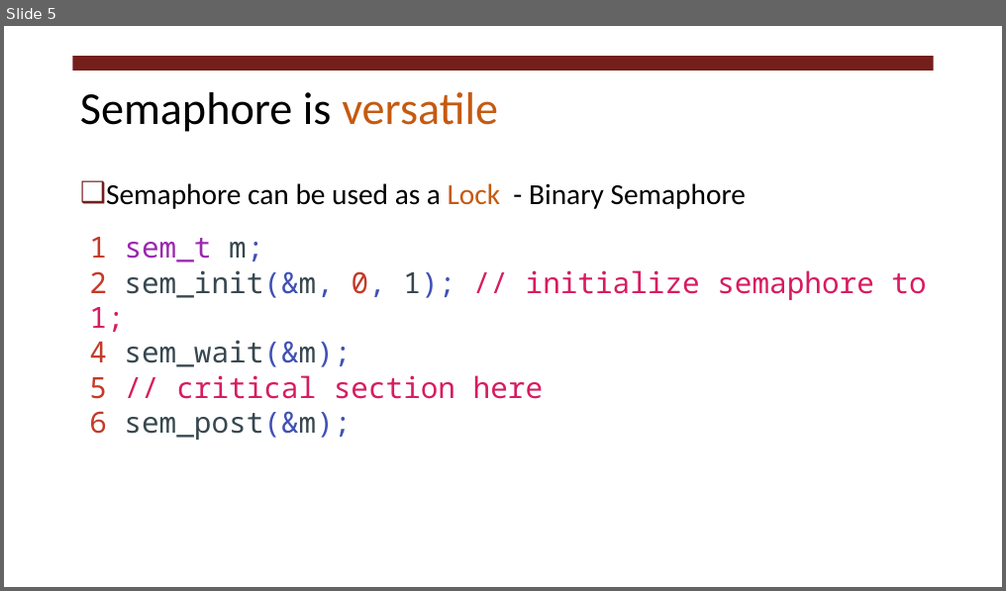
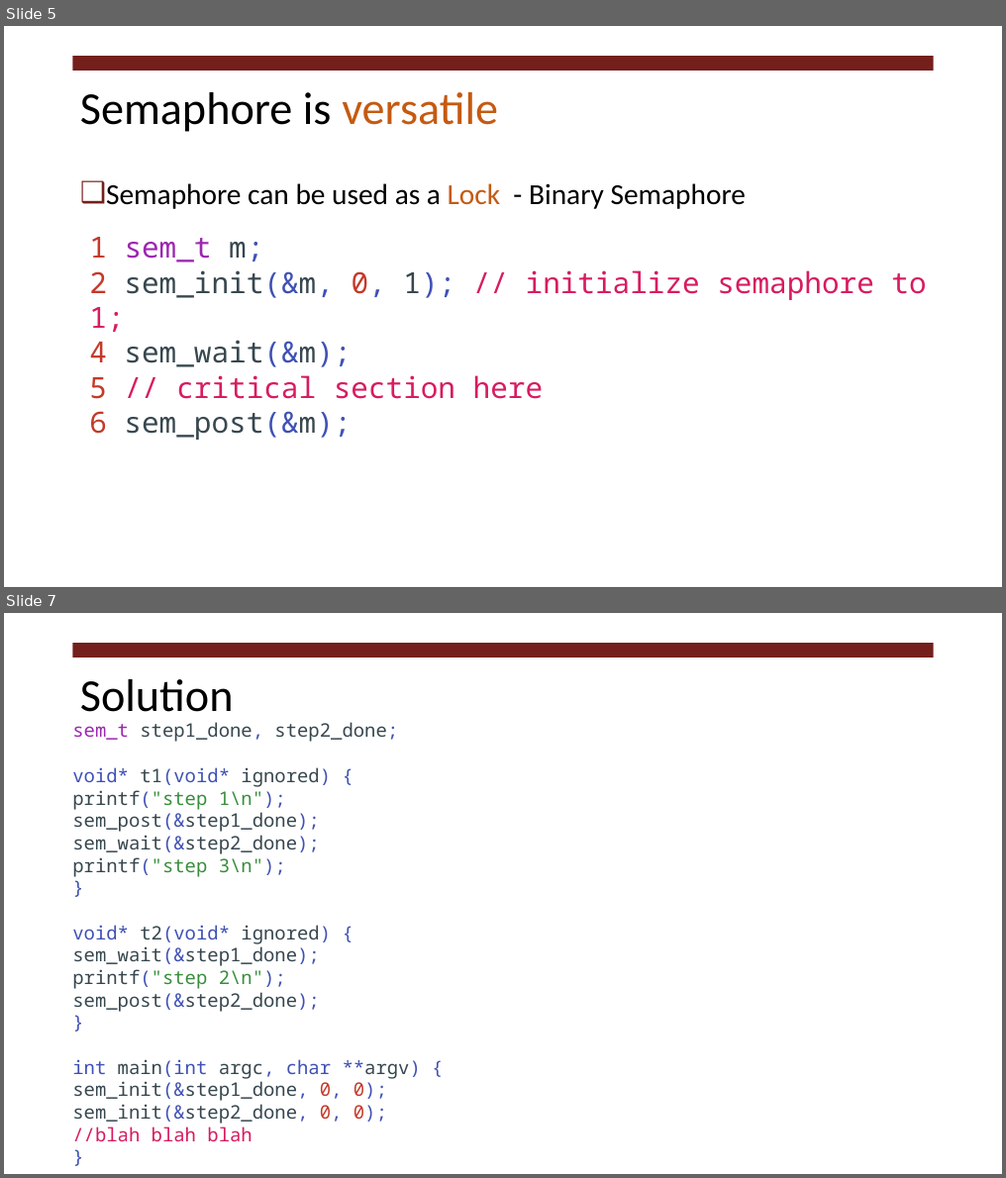
Before and after one commit to RHIT-CSSE/csse332, a slide deck: ClassMaterials/ProcessSyncSemaphore/lecture_24_Semaphore.pptx. Shown one above the other, each under a label of ours: slide 5 before the commit, slides 5 and 7 after it; the slides between them are not shown. The pictures are 1006x591 and 1006x1178 pixels, drawn with LibreOffice and Linux fonts; fonts in the diff are those of the drawing. Boxes give left, top, right and bottom in pixels: in the first picture for what was removed or moved away, otherwise in the second. Text is boxed around its words. In the diff, an @@ line names an element or a change of style, - is before the commit and + after.

```diff
--- a/ClassMaterials/ProcessSyncSemaphore/lecture_24_Semaphore.pptx
+++ b/ClassMaterials/ProcessSyncSemaphore/lecture_24_Semaphore.pptx
@@ slide 7 added at (4, 613, 1002, 1174), background #FFFFFF; not listed: 1 template element that a slide beside it also shows @@
@@ title added at (80, 679, 234, 723), 44 pt, text #000000 @@
+Solution
@@ text added at (72, 722, 421, 1142), 18 pt, text #37474F @@
+sem_t step1_done, step2_done;
+void* t1(void* ignored) {
+printf("step 1\n");
+sem_post(&step1_done);
+sem_wait(&step2_done);
+printf("step 3\n");
+}
+void* t2(void* ignored) {
+sem_wait(&step1_done);
+printf("step 2\n");
+sem_post(&step2_done);
+}
+int main(int argc, char **argv) {
+sem_init(&step1_done, 0, 0);
+sem_init(&step2_done, 0, 0);
+//blah blah blah
+}
```
Also in this commit, not shown: 5 slides changed, 1 other slide added, 1 slide removed.
